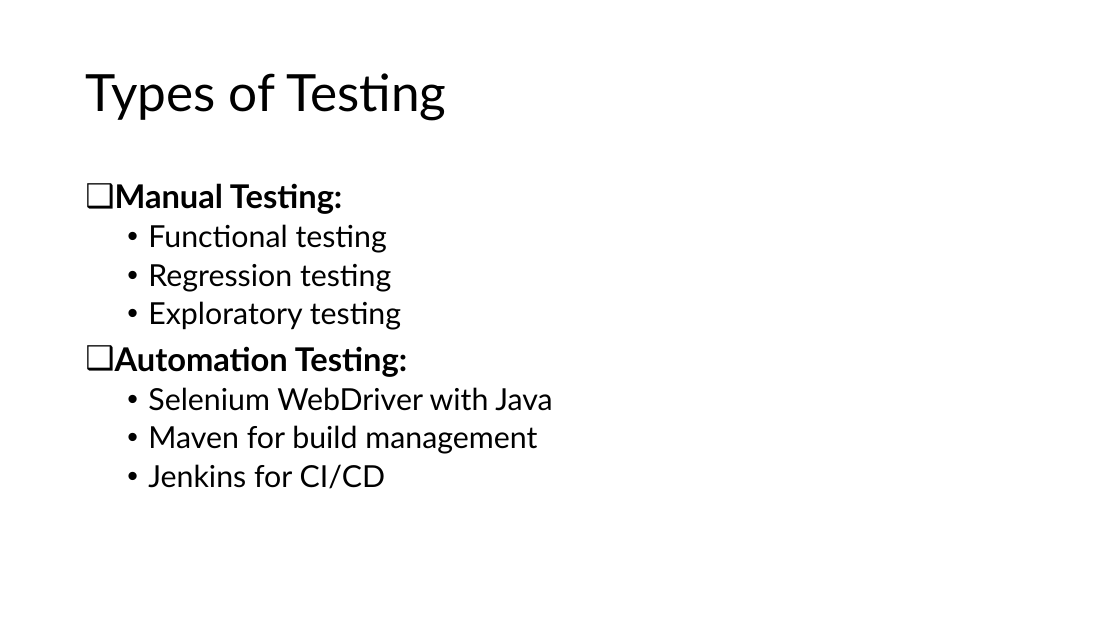
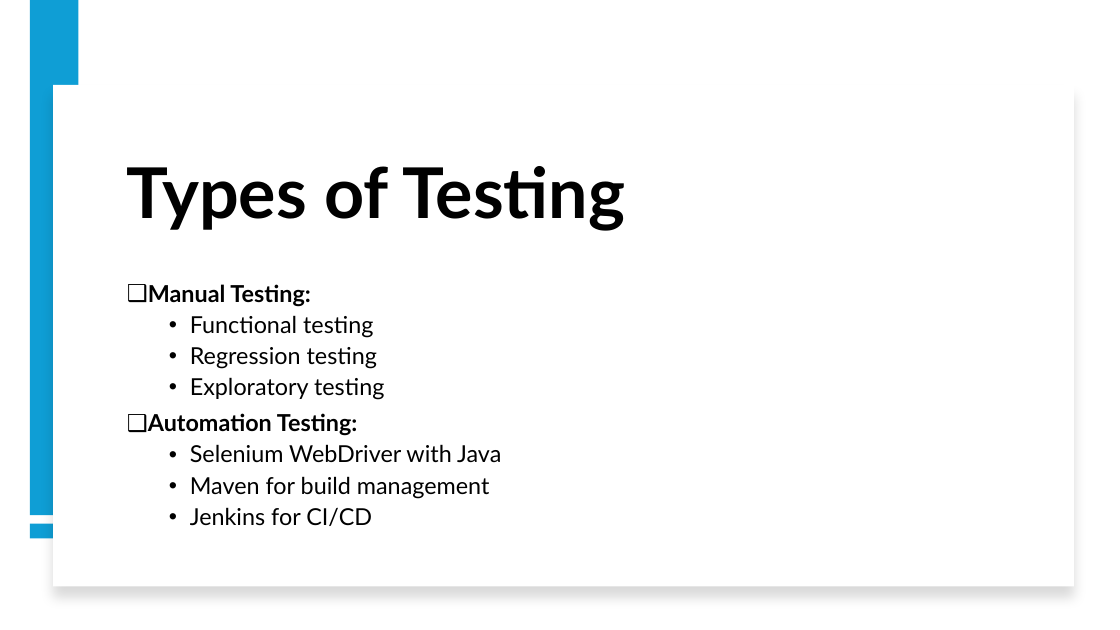
Before and after one commit to kirankumar792001/SauceDemo_CapstoneProject, a slide deck: slide 5 of PPT.pptx. Drawn at 1120x630 pixels with LibreOffice and Linux fonts; fonts in the diff are those of the drawing. Boxes give left, top, right and bottom in pixels: in the first picture for what was removed or moved away, otherwise in the second. Text is boxed around its words. In the diff, an @@ line names an element or a change of style, - is before the commit and + after.

```diff
--- a/PPT.pptx
+++ b/PPT.pptx
@@ rectangle added at [30, 0, 79, 515], fill #0F9ED5 @@
@@ rectangle added at [53, 85, 1074, 586], fill #FFFFFF @@
@@ title "Types of Testing": place and size @@
-title "Types of Testing" at [85, 73, 446, 120]
+title "Types of Testing" at [126, 166, 625, 231]
@@ title "Types of Testing" at [126, 166, 625, 231]: size 44 to 60 pt, bold on; vertical alignment middle to bottom @@
@@ text "Manual Testing:": place and size @@
-text "Manual Testing:" at [115, 183, 552, 489]
+text "Manual Testing:" at [148, 284, 501, 526]
@@ text "Manual Testing:" at [148, 284, 501, 526]: size 28 to 20 pt in "Manual Testing:", "Automation Testing:"; size 26 to 20 pt in "Functional testing", "Regression testing", "Exploratory testing", "Selenium WebDriver with Java" and 2 more places; vertical alignment top to middle @@
@@ rectangle added at [30, 523, 79, 538], fill #0F9ED5 @@
```
Also in this commit, not shown: 12 other slides changed, 1 slide added.
